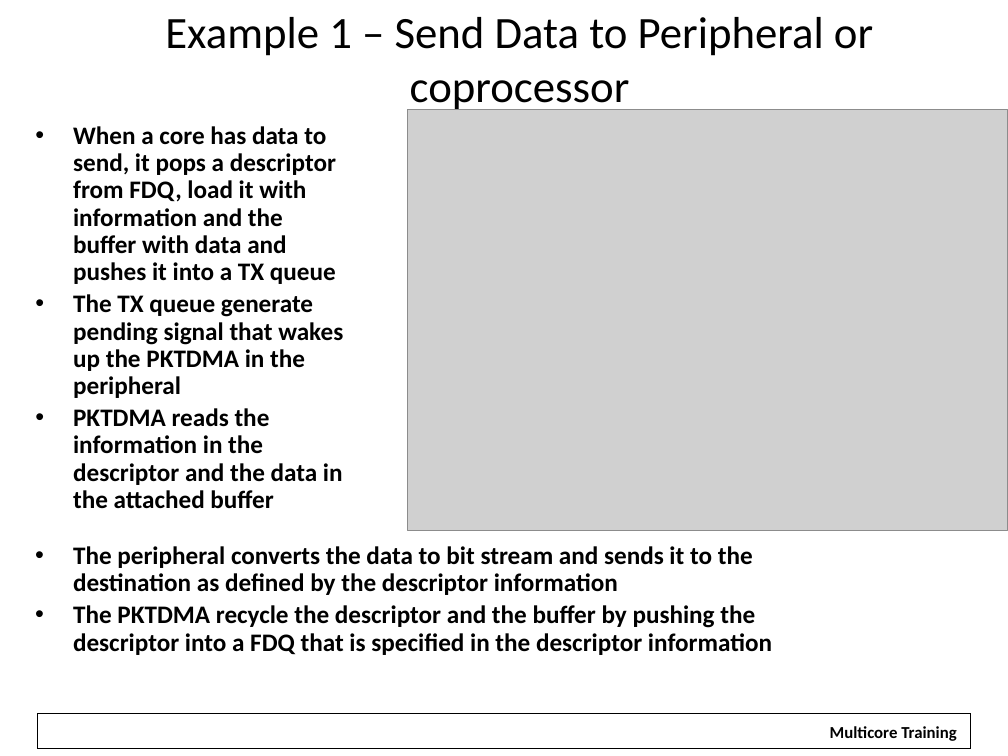
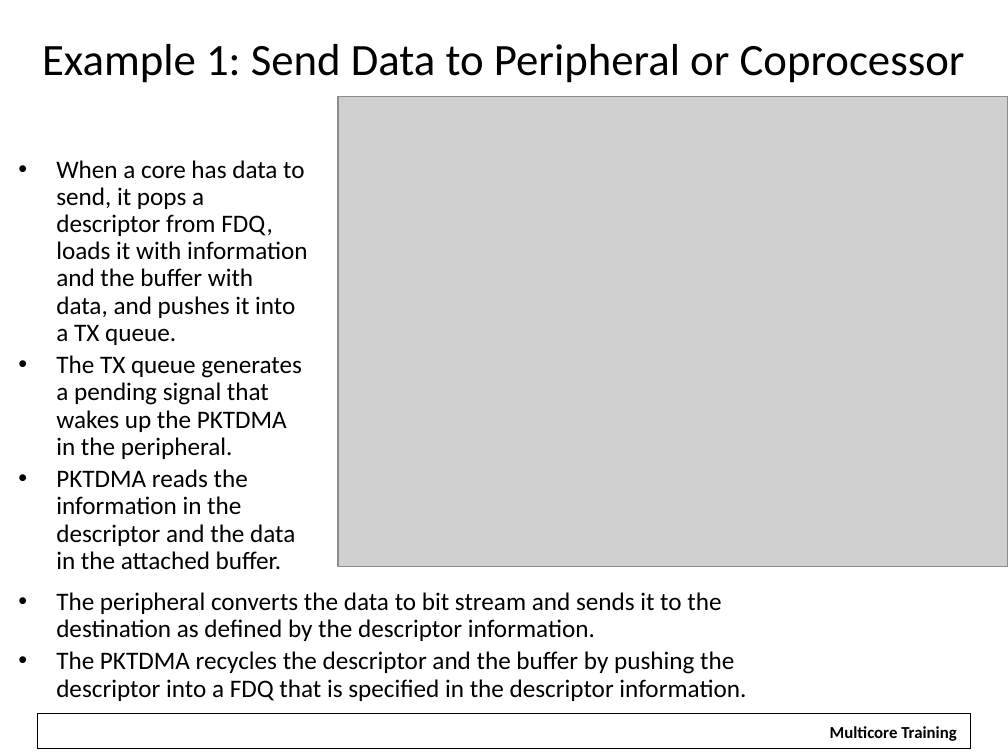
Before and after one commit to hari1989/keystone-workshop, a slide deck: slide 31 of slides/KeyStone Multicore Navigator.pptx (slide 30 before the commit). Drawn at 1008x756 pixels with LibreOffice and Linux fonts; fonts in the diff are those of the drawing; grey boxes stand for pictures; background and template pictures are left out. Boxes give left, top, right and bottom in pixels: in the first picture for what was removed or moved away, otherwise in the second. Text is boxed around its words. In the diff, an @@ line names an element or a change of style, - is before the commit and + after.

```diff
--- a/slides/KeyStone Multicore Navigator.pptx
+++ b/slides/KeyStone Multicore Navigator.pptx
@@ title at [42, 44, 965, 83]: text changed @@
-Example 1 – Send Data to Peripheral or coprocessor
+Example 1: Send Data to Peripheral or Coprocessor
@@ picture: place and size @@
-picture at [407, 109, 1008, 530]
+picture at [338, 96, 1008, 566]
@@ text at [56, 160, 308, 569]: text changed; bold off @@
-• When a core has data to send, it pops a descriptor from FDQ, load it with information and the buffer with data and pushes it into a TX queue
-• The TX queue generate pending signal that wakes up the PKTDMA in the peripheral
-• PKTDMA reads the information in the descriptor and the data in the attached buffer
+• When a core has data to send, it pops a descriptor from FDQ, loads it with information and the buffer with data, and pushes it into a TX queue.
+• The TX queue generates a pending signal that wakes up the PKTDMA in the peripheral.
+• PKTDMA reads the information in the descriptor and the data in the attached buffer.
@@ text at [56, 592, 746, 701]: text changed; bold off @@
-• The peripheral converts the data to bit stream and sends it to the destination as defined by the descriptor information
-• The PKTDMA recycle the descriptor and the buffer by pushing the descriptor into a FDQ that is specified in the descriptor information
+• The peripheral converts the data to bit stream and sends it to the destination as defined by the descriptor information.
+• The PKTDMA recycles the descriptor and the buffer by pushing the descriptor into a FDQ that is specified in the descriptor information.
```
Also in this commit, not shown: 46 other slides changed, 1 slide added, 2 other files.
